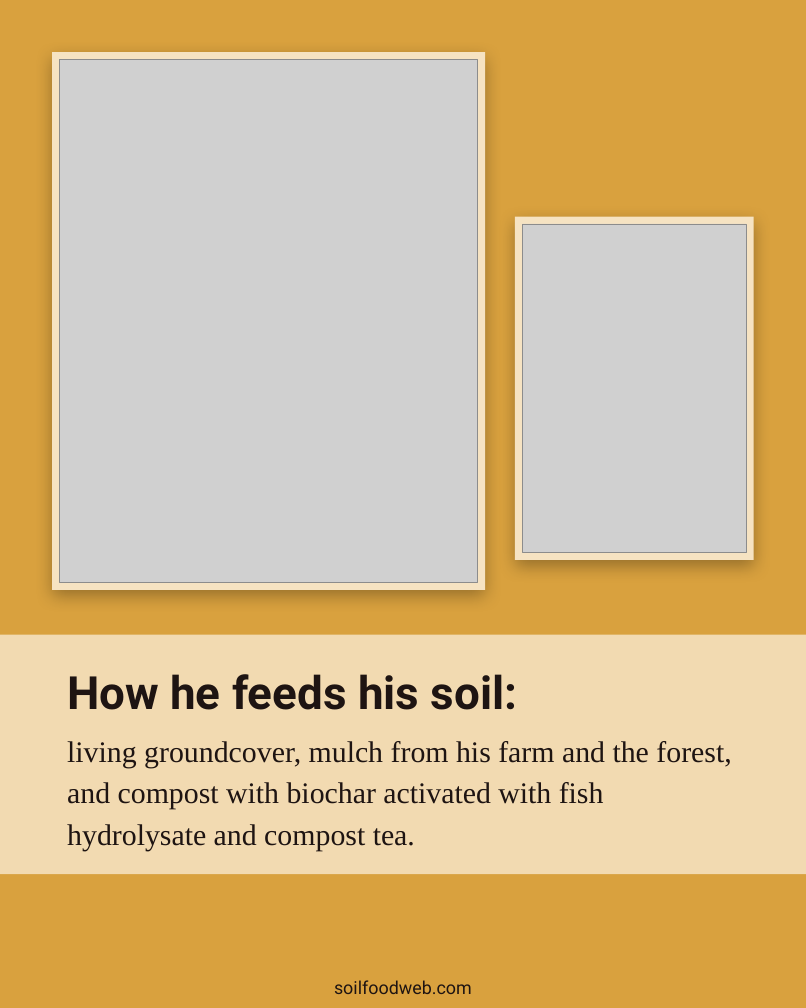
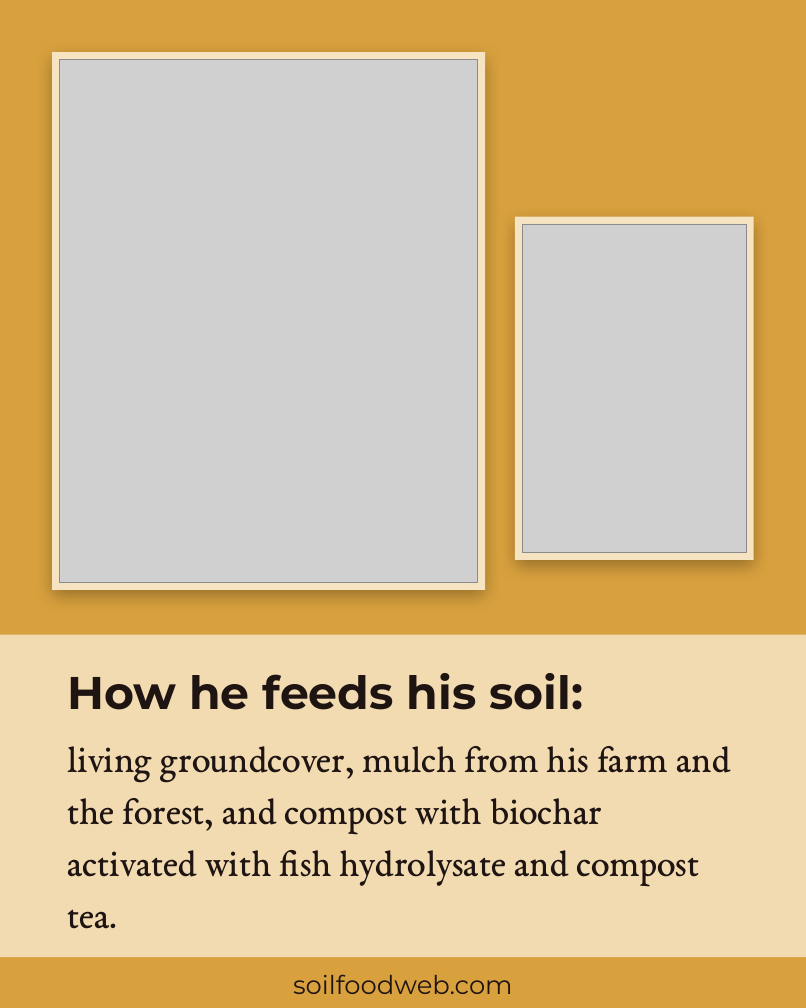
Before and after one commit to linneamoritznyc/SFW-SocialMedia, a slide deck: slide 4 of templates/posts/october/01-10-2026-thu-ig-soil-regenerators-boubacar-roots.pptx. Drawn at 806x1008 pixels with LibreOffice and Linux fonts; fonts in the diff are those of the drawing; grey boxes stand for pictures; background and template pictures are left out. Boxes give left, top, right and bottom in pixels: in the first picture for what was removed or moved away, otherwise in the second. Text is boxed around its words. In the diff, an @@ line names an element or a change of style, - is before the commit and + after.

```diff
--- a/templates/posts/october/01-10-2026-thu-ig-soil-regenerators-boubacar-roots.pptx
+++ b/templates/posts/october/01-10-2026-thu-ig-soil-regenerators-boubacar-roots.pptx
@@ rectangle resized from (x1=0, y1=634, x2=806, y2=873) to (x1=0, y1=634, x2=806, y2=956) @@
@@ text "How he feeds his soil:" at (x1=67, y1=673, x2=583, y2=710): font Roboto to Montserrat @@
@@ text "living groundcover, mulch from his ..." at (x1=67, y1=746, x2=731, y2=929): size 30 to 38 pt, font Times New Roman to EB Garamond @@
@@ text "soilfoodweb.com" moved from (x1=334, y1=980, x2=472, y2=994) to (x1=293, y1=974, x2=513, y2=994) @@
@@ text "soilfoodweb.com" at (x1=293, y1=974, x2=513, y2=994): size 18 to 26 pt, font Roboto to Montserrat @@
```
Also in this commit, not shown: 10 other slides changed, 40 other files.
